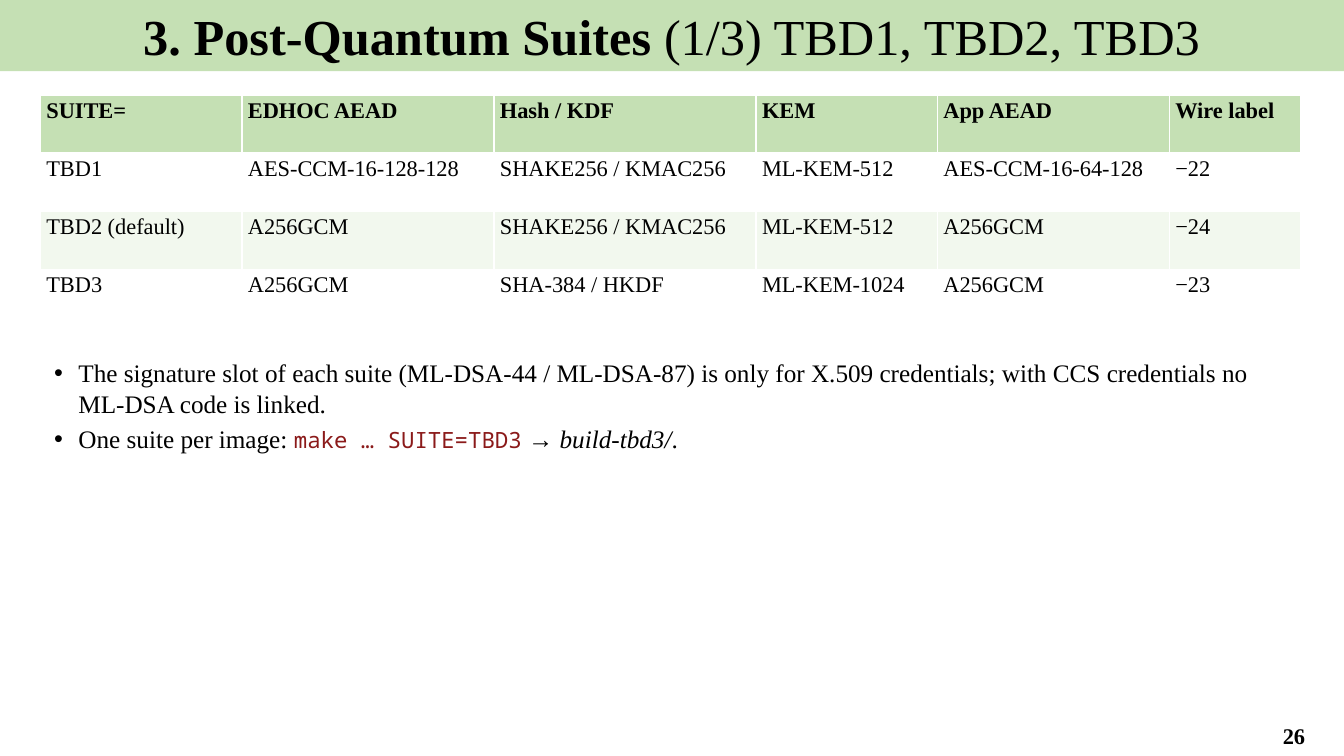
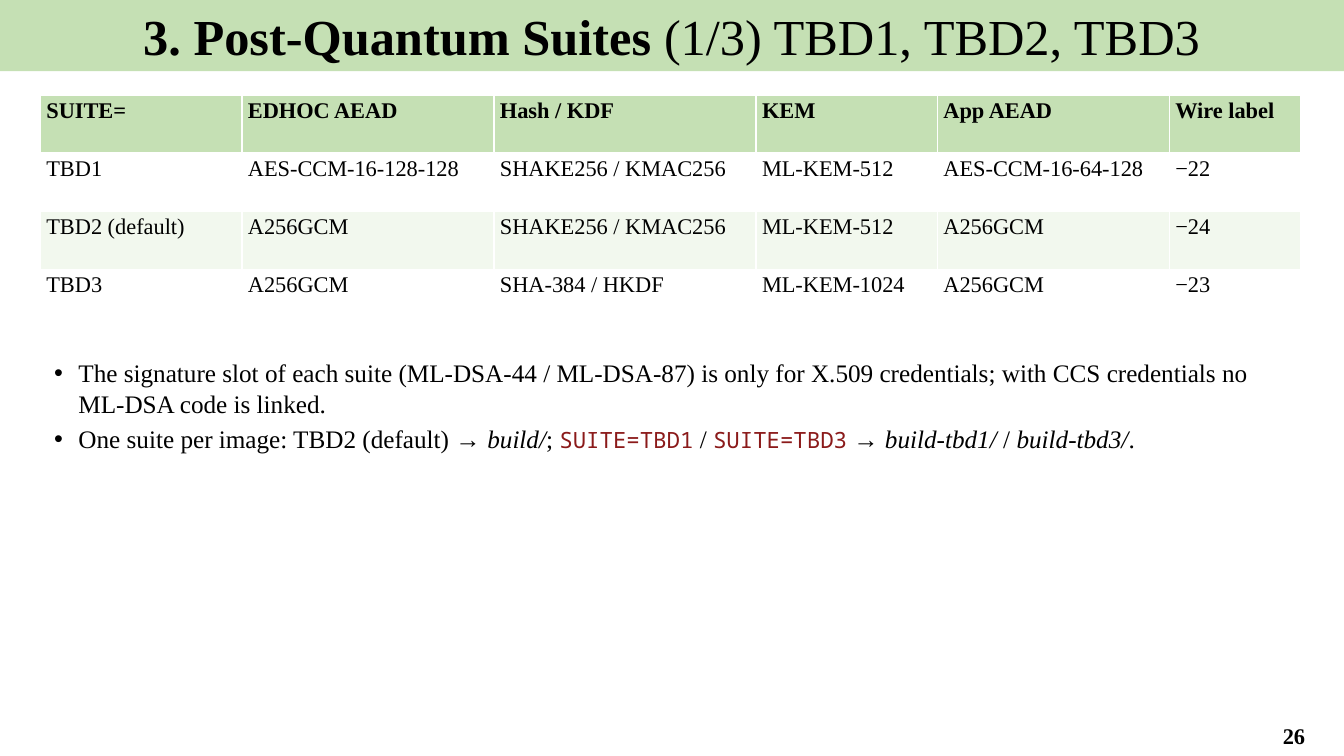
Before and after one commit to Khaiduy/chipyard-edhoc, a slide deck: slide 26 of fpga/sw/export/docs/slides/04_Post-quantum_EDHOC.pptx. Drawn at 1344x756 pixels with LibreOffice and Linux fonts; fonts in the diff are those of the drawing. Boxes give left, top, right and bottom in pixels: in the first picture for what was removed or moved away, otherwise in the second. Text is boxed around its words. In the diff, an @@ line names an element or a change of style, - is before the commit and + after.

Commit message:
docs: fix setup steps found by a copy-paste run
Drop ./scripts/init-fpga.sh (not in Chipyard 1.11); run build-setup.sh
with --skip-marshal --skip-firesim; venv + setuptools<81 for the host
tools; say where each AuthKEM suite builds; boards.env must be edited;
time and disk estimate for route A; fix a section reference.

```diff
--- a/fpga/sw/export/docs/slides/04_Post-quantum_EDHOC.pptx
+++ b/fpga/sw/export/docs/slides/04_Post-quantum_EDHOC.pptx
@@ text at (78,430,1135,454): text changed @@
-• One suite per image: make … SUITE=TBD3 → build-tbd3/.
+• One suite per image: TBD2 (default) → build/; SUITE=TBD1 / SUITE=TBD3 → build-tbd1/ / build-tbd3/.
```
Also in this commit, not shown: 2 other slides changed, 9 other files.
